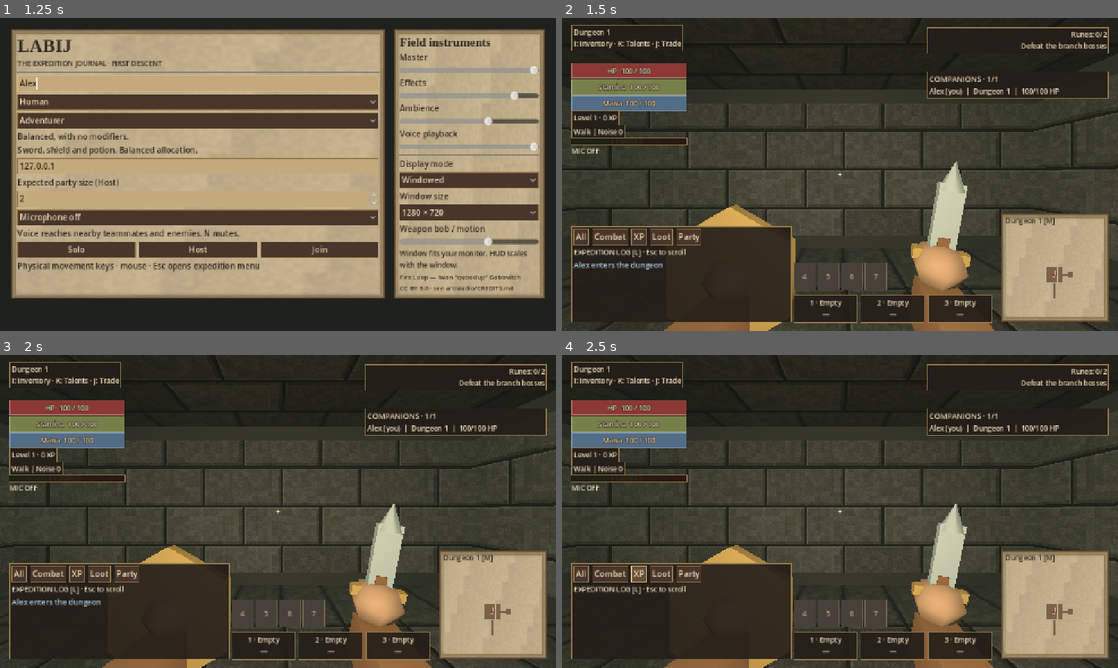
Above: before the commit, frames 1-4 (two rows, left to right).
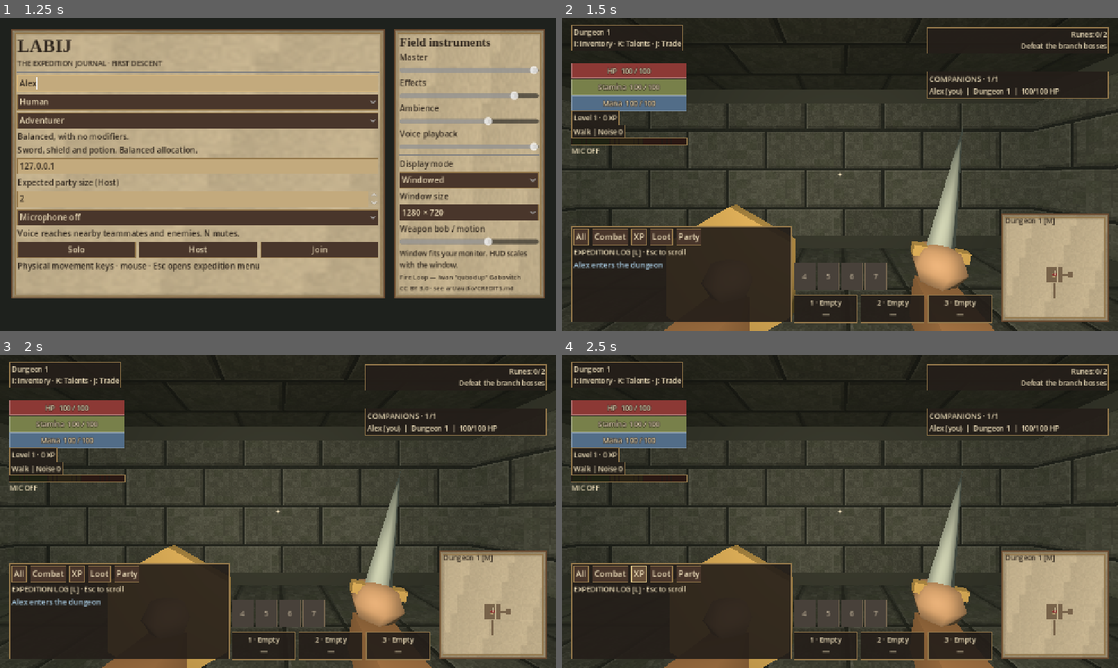
Above: after the commit, the same moments.

Repository: tdonnenfeld/LABIJ
Game: Godot game, scene res://game/main.tscn
Two runs of this game, one before a commit and one after it. Both use one fixed random seed, a clock stepped at 60 frames per second and the inputs below. Sound files missing from this copy of the repository are replaced by a short silence.
Inputs (mouse positions are in pixels of both pictures, inside the frame that each line leads up to):
- Up to frame 1 (1.25 s): click (200, 83) at 0.52 s; type "Alex" at 0.6 s
- Up to frame 2 (1.5 s): click "Solo" at 1.25 s
- Up to frame 3 (2 s): no input
- Up to frame 4 (2.5 s): click "XP" at 2 s

Frame 1 is identical in both runs. In frame 2, 1.1% of the frame differs, in the area x 62-74%, y 35-80%; in frame 3, 1.0%; in frame 4, 1.0%.

Commit message:
Improve equipment silhouettes and validate imported rigs and animation systems

Diff:
--- a/game/items/loot_models.gd
+++ b/game/items/loot_models.gd
@@ -12,6 +12,7 @@
 		var mat := StandardMaterial3D.new()
 		mat.albedo_color = color
 		mat.roughness = 0.75
+		mat.cull_mode = BaseMaterial3D.CULL_DISABLED
 		mat.emission_enabled = true
 		mat.emission = color
 		mat.emission_energy_multiplier = 0.16
@@ -49,6 +50,17 @@
 	mesh.rings = 3
 	part(parent, mesh, at, color)
 
+static func blade(parent: Node3D, at: Vector3, width: float, length: float, color: Color) -> void:
+	var surface := SurfaceTool.new()
+	surface.begin(Mesh.PRIMITIVE_TRIANGLES)
+	var points := [Vector3(-width * 0.5, 0, 0), Vector3(0, 0.022, 0), Vector3(width * 0.5, 0, 0), Vector3(0, -0.022, 0), Vector3(0, 0, -length)]
+	for i in range(4):
+		surface.add_vertex(points[i])
+		surface.add_vertex(points[(i + 1) % 4])
+		surface.add_vertex(points[4])
+	surface.generate_normals()
+	part(parent, surface.commit(), at, color)
+
 static func rod(parent: Node3D, start: Vector3, end: Vector3, width: float, color: Color) -> void:
 	var mesh := BoxMesh.new()
 	mesh.size = Vector3(width, width, start.distance_to(end))
@@ -66,11 +78,13 @@
 	var flat := Vector3(PI / 2.0, 0, 0)
 	match base:
 		"sword", "venom_dagger", "spear":
-			var length := 0.48 if base == "sword" else (0.23 if base == "venom_dagger" else 0.65)
-			box(model, Vector3(0, 0, 0.12), Vector3(0.045, 0.045, length), WOOD)
-			box(model, Vector3(0, 0, -0.04), Vector3(0.22, 0.04, 0.045), BRASS)
-			box(model, Vector3(0, 0, -0.20), Vector3(0.10, 0.035, 0.28 if base != "venom_dagger" else 0.16), STEEL if base != "venom_dagger" else Color("#789568"))
-			cylinder(model, Vector3(0, 0, -0.37 if base != "venom_dagger" else -0.28), 0.05, 0.12, STEEL, 0.0, Vector3(-PI / 2.0, 0, 0))
+			var length := 0.51 if base == "sword" else (0.27 if base == "venom_dagger" else 0.22)
+			var handle := 0.72 if base == "spear" else 0.20
+			box(model, Vector3(0, 0, handle * 0.25), Vector3(0.045, 0.045, handle), WOOD)
+			var base_at := -handle * 0.25
+			box(model, Vector3(0, 0, base_at), Vector3(0.10 if base == "spear" else 0.22, 0.04, 0.045), BRASS)
+			blade(model, Vector3(0, 0, base_at), 0.085 if base == "venom_dagger" else 0.12, length, STEEL if base != "venom_dagger" else Color("#789568"))
+			gem(model, Vector3(0, 0, handle * 0.75), 0.04, BRASS)
 		"axe":
 			box(model, Vector3.ZERO, Vector3(0.05, 0.05, 0.65), WOOD)
 			box(model, Vector3(0.10, 0, -0.23), Vector3(0.25, 0.06, 0.22), STEEL)
--- /dev/null
+++ b/tests/animated_world.gd
@@ -0,0 +1,97 @@
+extends SceneTree
+
+const Assets = preload("res://game/visuals/asset_registry.gd")
+const Rig = preload("res://game/visuals/actor_rig.gd")
+const Player = preload("res://game/player.gd")
+const World = preload("res://game/world.gd")
+const Dungeon = preload("res://game/dungeon.gd")
+const FX = preload("res://game/visuals/combat_fx.gd")
+const Direction = preload("res://game/ui/damage_direction.gd")
+const Settings = preload("res://game/ui/player_settings.gd")
+var failures := 0
+
+func _initialize() -> void:
+	call_deferred("run")
+
+func check(ok: bool, description: String) -> void:
+	if not ok:
+		failures += 1
+		push_error(description)
+
+func run() -> void:
+	var parent := Node3D.new()
+	root.add_child(parent)
+	for kind in Assets.CHARACTERS:
+		var rig := Rig.new()
+		parent.add_child(rig)
+		rig.setup(kind, 1.7)
+		check(Assets.scenes.has(kind) and rig.body != null and rig.arm_r != null and rig.leg_l != null, "Imported articulated model: " + kind)
+		if kind != "rat":
+			check(rig.grip_r != null and rig.grip_l != null, "Equipment sockets: " + kind)
+		rig.animate(0.1, true, 0, false, false)
+		parent.position.x += 0.2
+		rig.animate(0.1, true, 1, false, true)
+		check(rig.ever_alive and rig.speed > 0.0, "Motion sampling")
+		rig.animate(1.0, false, 0, false, false)
+		check(is_equal_approx(rig.pose, -PI * 0.5), "Corpse pose")
+		rig.free()
+	check(Assets.grain().get_width() == 16, "Shared low-res texture")
+	parent.free()
+	var local := Player.new()
+	root.add_child(local)
+	local.setup(true, true)
+	local.update_hands(0.1)
+	check(local.hands.weapon != null and local.hands.shield != null, "First-person weapon and shield")
+	local.inventory.unequip(0)
+	local.update_hands(0.1)
+	check(local.hands.weapon == null, "Unarmed hands")
+	local.free()
+	var companion := Player.new()
+	root.add_child(companion)
+	companion.setup(false, true)
+	companion.inventory.add("iron_helm")
+	companion.inventory.equip(companion.inventory.items.size() - 1)
+	companion.update_hands(0.1)
+	check(companion.character_rig.right_item != null and companion.character_rig.worn.size() == 1, "Companion gear visible")
+	companion.free()
+	var world := World.new()
+	root.add_child(world)
+	world.build(123, false, 1)
+	var mob: Dictionary = world.monsters[0]
+	mob.node.rotation.y = 0.0
+	var at: Vector3 = mob.node.position + Vector3.RIGHT
+	world.face_toward(mob, at, 0.03)
+	check(mob.node.rotation.y < 0.0 and mob.node.rotation.y > -PI / 2.0, "Smooth turning")
+	var before: Vector3 = mob.node.position
+	world.move_monster(mob, at, 0.016, 2.8)
+	check(mob.move_speed > 0.0 and mob.move_speed < 2.8 and before.distance_to(mob.node.position) <= 2.8 * 0.016, "Acceleration bounded")
+	world.free()
+	var fx := FX.new()
+	root.add_child(fx)
+	for i in range(30):
+		fx.burst(Vector3.ZERO, 0, "damage", i)
+	check(fx.bursts.size() == FX.LIMIT, "Bounded particles")
+	fx._process(1.0)
+	check(fx.bursts.is_empty(), "Particles expire")
+	fx.free()
+	var indicator := Direction.new()
+	root.add_child(indicator)
+	indicator.hit(Vector3.RIGHT, false)
+	indicator.update_direction(Vector3.ZERO, 0.0, 0.1)
+	check(indicator.visible and is_equal_approx(indicator.bearing, PI / 2.0), "Directional impact")
+	indicator.update_direction(Vector3.ZERO, 0.0, 1.0)
+	check(not indicator.visible, "Impact indicator fades")
+	indicator.free()
+	var settings := Settings.new()
+	settings.view_motion = 0.25
+	var path := "user://animated_world_test.cfg"
+	check(settings.save_file(path) == OK, "Motion preference saved")
+	var loaded := Settings.new()
+	loaded.load_file(path)
+	check(is_equal_approx(loaded.view_motion, 0.25), "Motion preference restored")
+	DirAccess.remove_absolute(ProjectSettings.globalize_path(path))
+	settings = null
+	loaded = null
+	await process_frame
+	await process_frame
+	call_deferred("quit", 0 if failures == 0 else 1)
Not shown, changed: docs/UI_ART_DIRECTION.md
